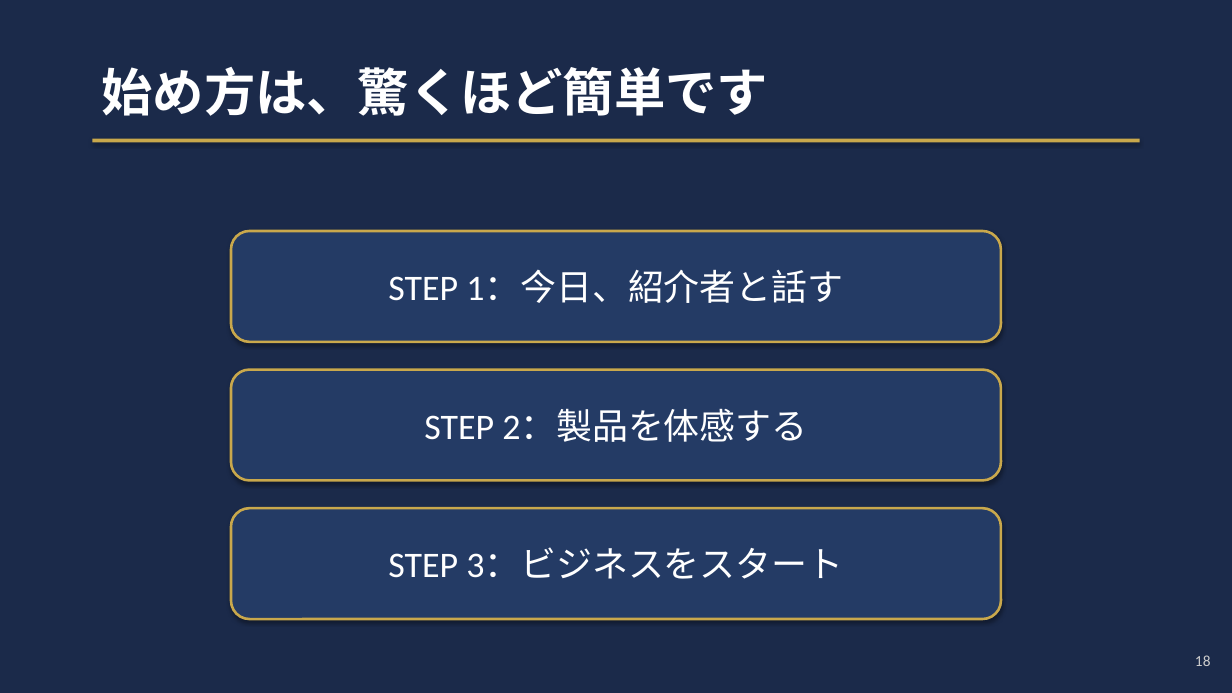
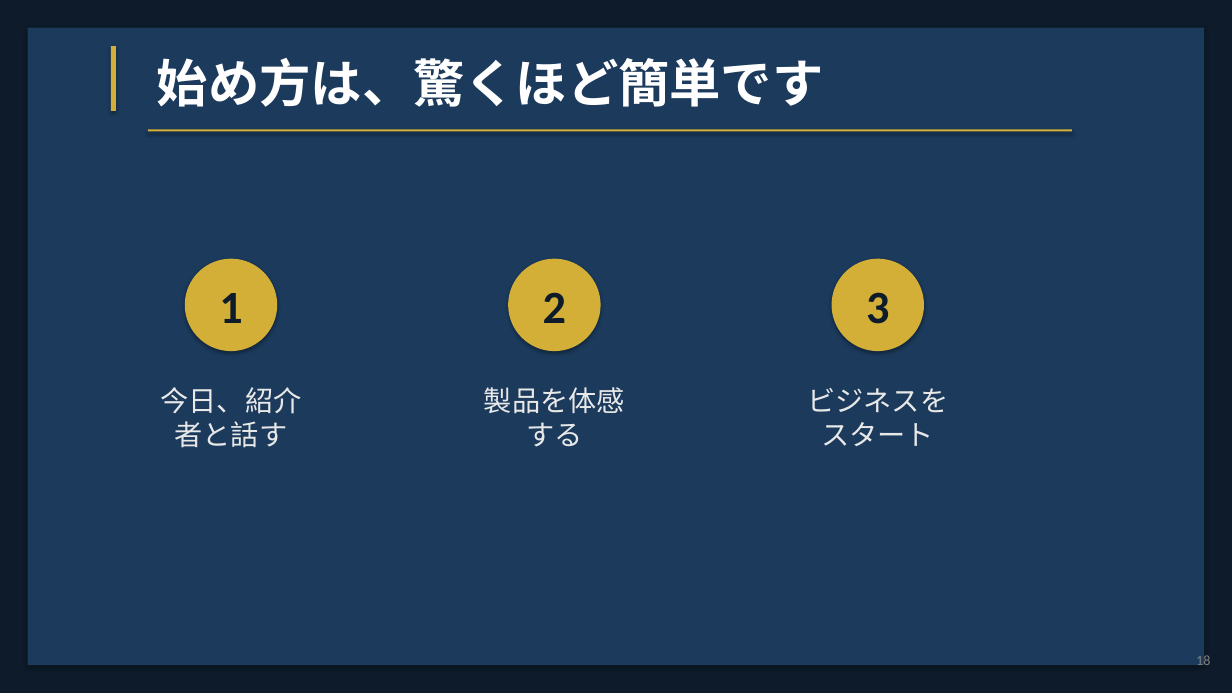
Before and after one commit to office-vonds/noyuto, a slide deck: slide 18 of RIWAY_Presentation.pptx. Drawn at 1232x693 pixels with LibreOffice and Linux fonts; fonts in the diff are those of the drawing. Boxes give left, top, right and bottom in pixels: in the first picture for what was removed or moved away, otherwise in the second. Text is boxed around its words. In the diff, an @@ line names an element or a change of style, - is before the commit and + after.

```diff
--- a/RIWAY_Presentation.pptx
+++ b/RIWAY_Presentation.pptx
@@ rectangle at (0, 0, 1232, 693): fill #1B2A4A to #0D1B2A @@
@@ rectangle added at (28, 28, 1204, 665), fill #1B3A5C @@
@@ rectangle added at (111, 46, 116, 111), fill #D4AF37 @@
@@ text "始め方は、驚くほど簡単です": place and size @@
-text "始め方は、驚くほど簡単です" at (101, 67, 768, 116)
+text "始め方は、驚くほど簡単です" at (157, 58, 824, 107)
@@ rectangle: place and size @@
-rectangle at (92, 139, 1140, 142)
+rectangle at (148, 129, 1072, 131)
@@ rectangle at (148, 129, 1072, 131): fill #C9A84C to #D4AF37 @@
@@ ellipse added at (185, 259, 277, 351), fill #D4AF37, 36 pt, text #0D1B2A, bold @@
+1
@@ ellipse added at (508, 259, 601, 351), fill #D4AF37, 36 pt, text #0D1B2A, bold @@
+2
@@ ellipse added at (832, 259, 924, 351), fill #D4AF37, 36 pt, text #0D1B2A, bold @@
+3
@@ text "今日、紹介者と話す": place and size @@
-text "今日、紹介者と話す" at (231, 231, 1001, 342)
+text "今日、紹介者と話す" at (161, 387, 302, 448)
@@ text at (161, 387, 302, 448): text changed; size 28 to 22 pt; text colour #FFFFFF to #E8E8E8 @@
-STEP 1：今日、紹介者と話す
+今日、紹介者と話す
@@ text "製品を体感する": place and size @@
-text "製品を体感する" at (231, 370, 1001, 481)
+text "製品を体感する" at (484, 387, 625, 447)
@@ text at (484, 387, 625, 447): text changed; size 28 to 22 pt; text colour #FFFFFF to #E8E8E8 @@
-STEP 2：製品を体感する
+製品を体感する
@@ vertical alignment middle to top; fill #243B65 to none; outline #C9A84C 2 pt to none; shadow off in 3 elements at (484, 387, 625, 447), (161, 387, 302, 448), (807, 388, 948, 446) @@
@@ text "ビジネスをスタート": place and size @@
-text "ビジネスをスタート" at (231, 508, 1001, 619)
+text "ビジネスをスタート" at (807, 388, 948, 446)
@@ text at (807, 388, 948, 446): text changed; size 28 to 22 pt; text colour #FFFFFF to #E8E8E8 @@
-STEP 3：ビジネスをスタート
+ビジネスをスタート
@@ text "18" at (1196, 653, 1210, 669): size 12 to 11 pt, text colour #CCCCCC to #808080 @@
```
Also in this commit, not shown: 19 other slides changed, 2 other files.
